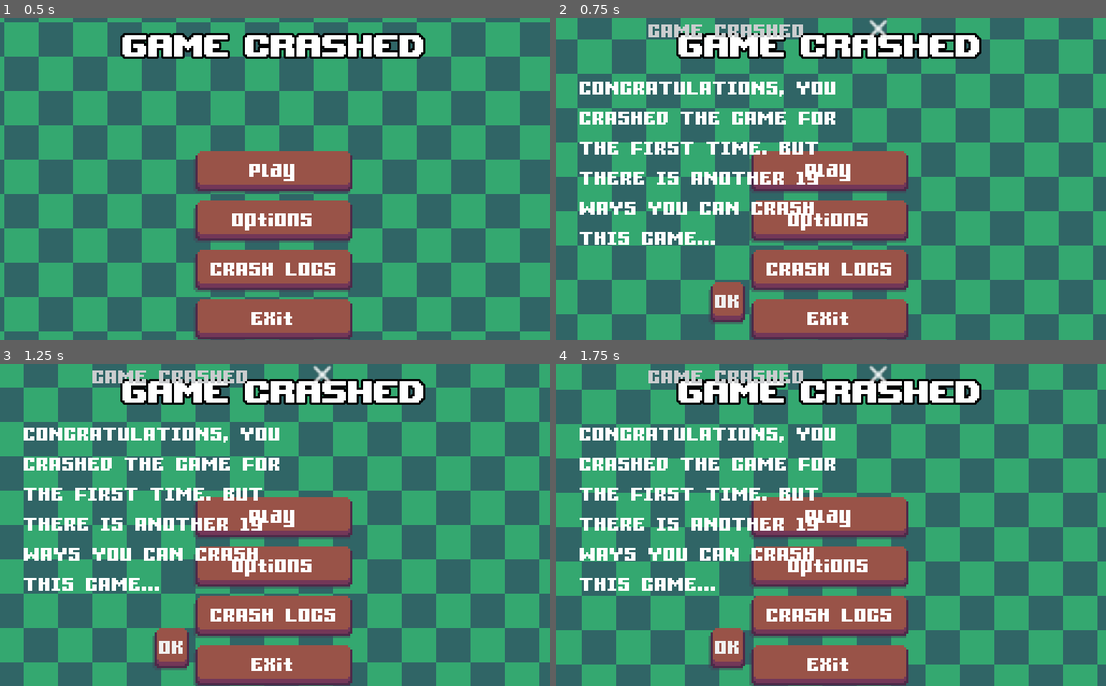
Above: before the commit, frames 1-4 (two rows, left to right).
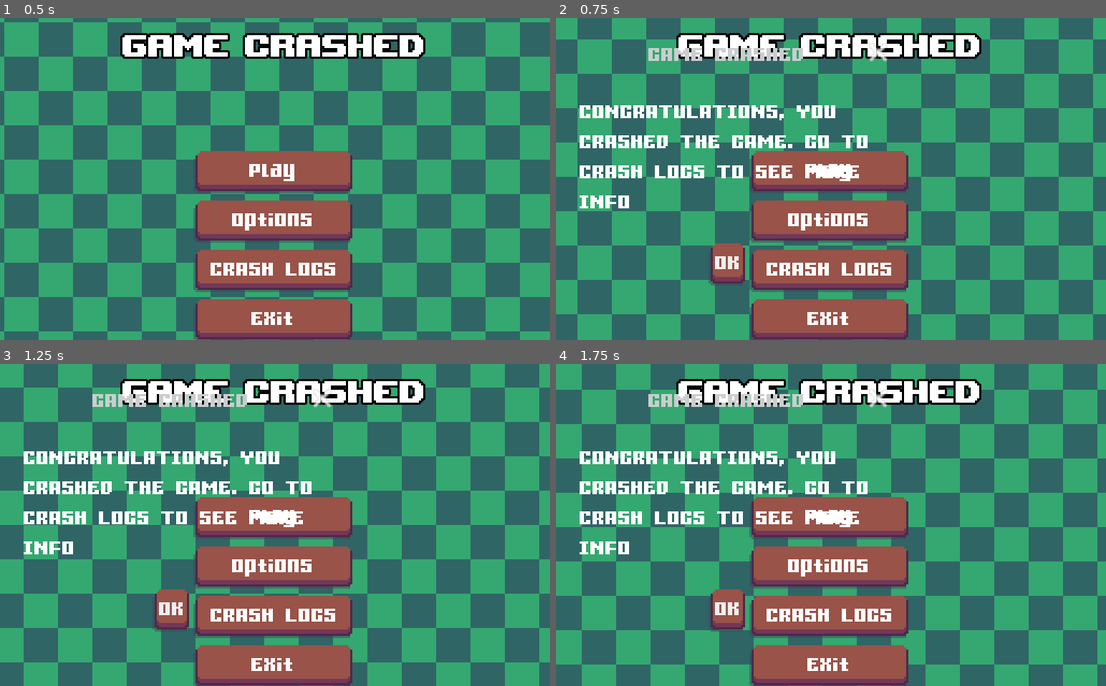
Above: after the commit, the same moments.

Repository: JosefAmbruz/Game-Crashed
Game: Godot game, scene res://src/levels/Main.tscn
The game is run twice, just before and just after one commit, with the same random seed, the same clock (stepped at 60 frames per second) and the same inputs.
Inputs:
- Up to frame 1 (0.5 s): no input
- Up to frame 2 (0.75 s): click "Play" at 0.5 s
- Up to frame 3 (1.25 s): no input
- Up to frame 4 (1.75 s): click "Play" at 1.25 s

Frame 1 is identical in both runs. In frame 2, 10% of the frame differs, in the area x 4-61%, y 0-96%; in frame 3, 10%; in frame 4, 10%.

Commit message:
Another crashes

Diff:
--- a/src/levels/Main.gd
+++ b/src/levels/Main.gd
@@ -13,7 +13,7 @@
 
 #####Crashes#####
 func _on_Play_button_up() -> void:
-	GameCrashes.instance_crash_popup("game crashed", "congratulations, you crashed the game for the first time. but there is another %s ways you can crash this game..." % str(int(GameCrashes.crash_count) -1), "#001").popup()
+	GameCrashes.instance_crash_popup("game crashed", "congratulations, you crashed the game. go to crash logs to see more info", "#001").popup()
 
 func _on_Crash002_mouse_entered() -> void:
 		GameCrashes.instance_crash_popup("game crashed","error, cursor out of reach", "#002").popup()
--- a/src/levels/game_crashes.gd
+++ b/src/levels/game_crashes.gd
@@ -2,8 +2,8 @@
 
 var crash_list = {
 	#holding values of crashes
-	"#001" : false,
-	"#002" : false,
+	"#001" : false, #
+	"#002" : false, #
 	"#003" : false,
 	"#004" : false,
 	"#005" : false,
--- a/src/levels/global_checker.gd
+++ b/src/levels/global_checker.gd
@@ -1,8 +1,18 @@
 extends Node
 
 var window_min = false
+var init_win_size
+var completed = false
+func _ready() -> void:
+	init_win_size = OS.get_window_size()
 
 func _process(delta: float) -> void:
+	#003
 	if OS.is_window_minimized():
 		GameCrashes.instance_crash_popup("game crashed","minimized window caused the crash", "#003").popup()
 		OS.set_window_minimized(false)
+	#004
+	if OS.get_window_size() > init_win_size and completed == false :
+		GameCrashes.instance_crash_popup("game crashed","this resolution is not supported by your graphics card", "#004").popup()
+		OS.set_window_size(init_win_size)
+		completed = true
